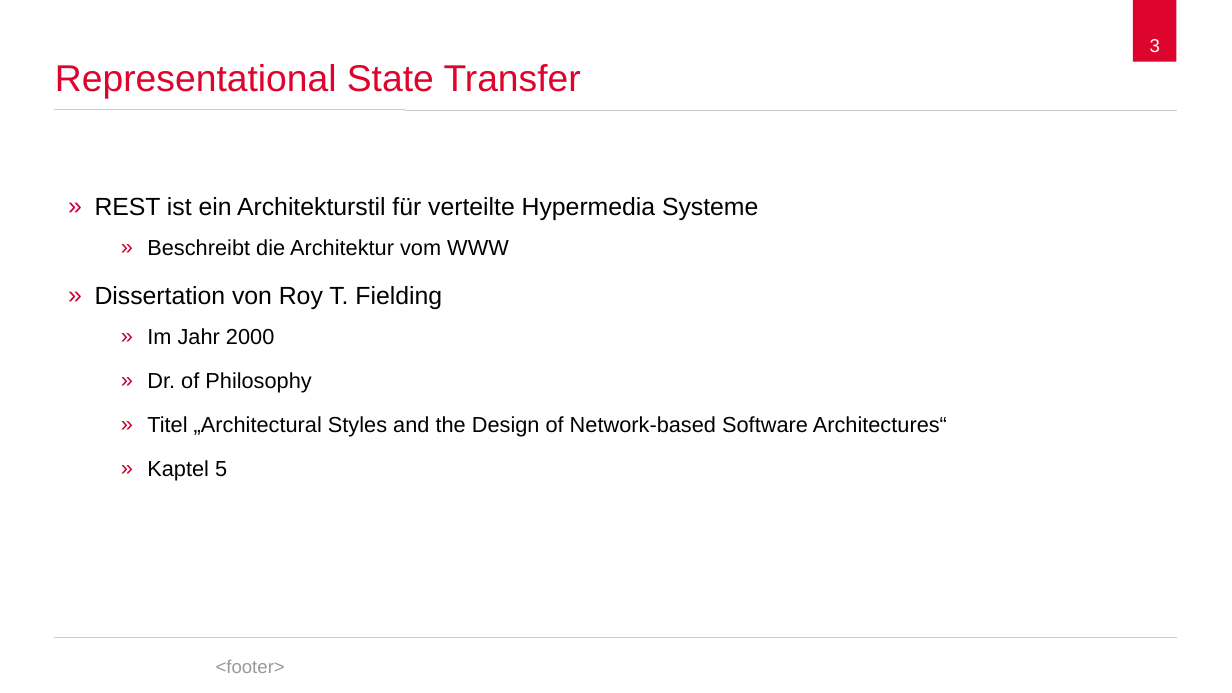
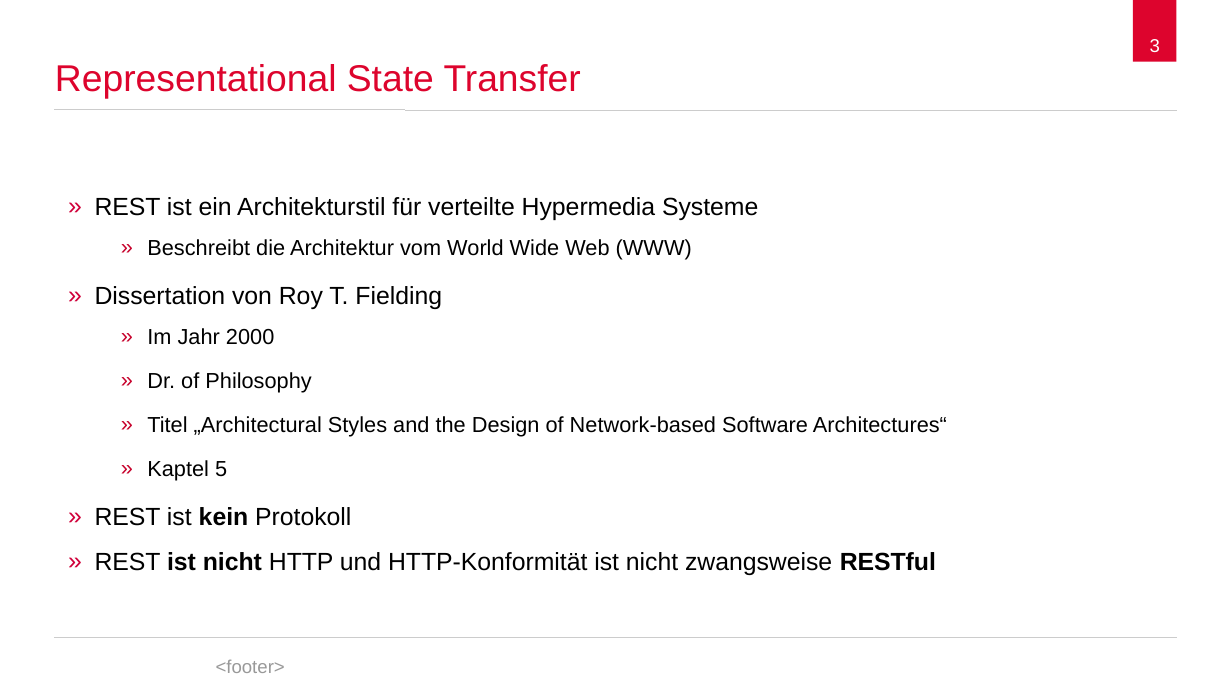
Before and after one commit to spaceone/presentations, a slide deck: slide 3 of representational-state-transfer/representational-state-transfer.odp. Drawn at 1232x693 pixels with LibreOffice and Linux fonts; fonts in the diff are those of the drawing; background and template pictures are left out. Boxes give left, top, right and bottom in pixels: in the first picture for what was removed or moved away, otherwise in the second. Text is boxed around its words. In the diff, an @@ line names an element or a change of style, - is before the commit and + after.

Commit message:
Make skeleton for REST presentation

```diff
--- a/representational-state-transfer/representational-state-transfer.odp
+++ b/representational-state-transfer/representational-state-transfer.odp
@@ text at (x1=147, y1=239, x2=692, y2=260): text changed @@
-    » Beschreibt die Architektur vom WWW
+    » Beschreibt die Architektur vom World Wide Web (WWW)
@@ text at (x1=95, y1=507, x2=936, y2=575): paragraphs added @@
+» REST ist kein Protokoll
+» REST ist nicht HTTP und HTTP-Konformität ist nicht zwangsweise RESTful
```
Also in this commit, not shown: 12 other slides changed, 10 slides added, 1 slide removed.
